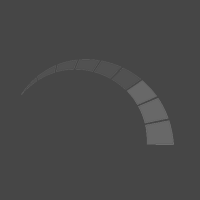
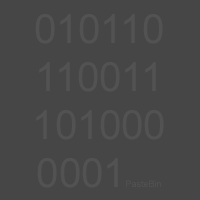
Revision of a layered (200, 200) image; what changed, layer by layer:
added layer "010110 110011 101000 0001PasteBin" above "Layer 7" over [35, 14, 164, 188]
renamed "Layer 6" to "Layer 7", hid it, painted on it over [21, 23, 174, 170]
